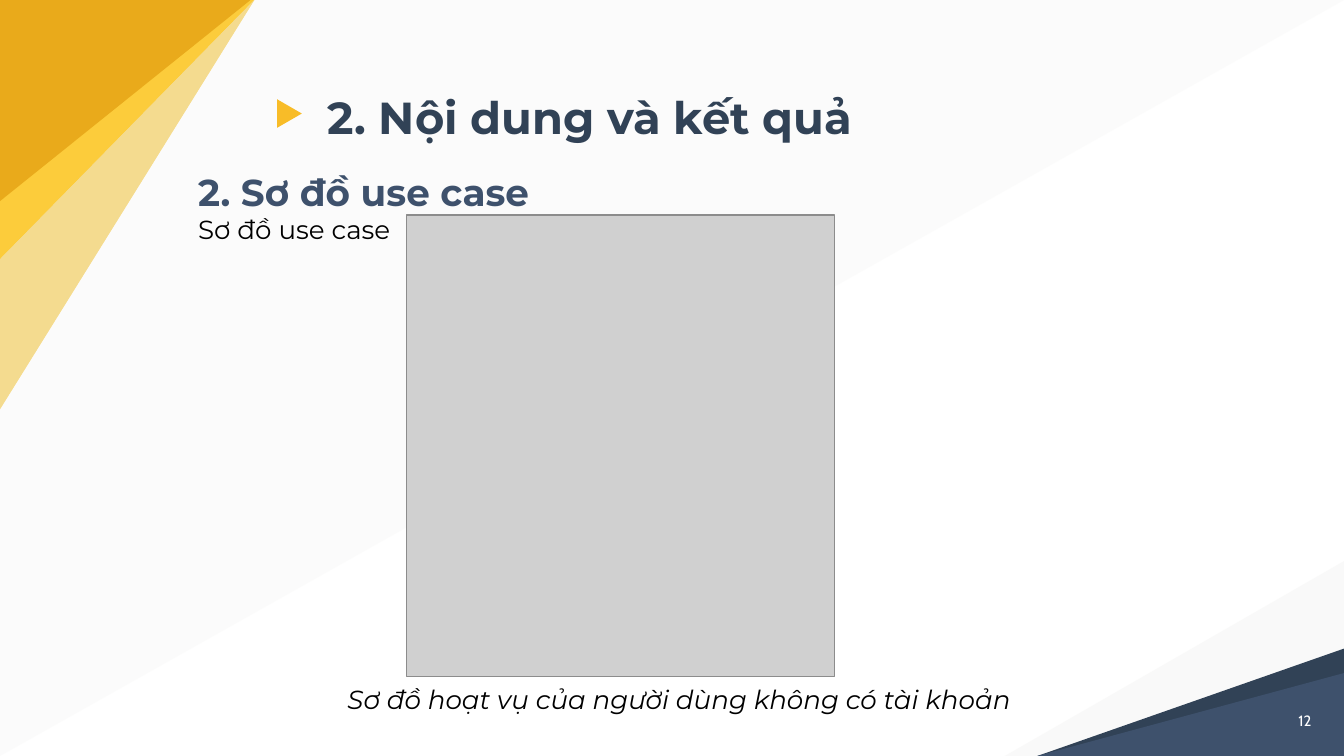
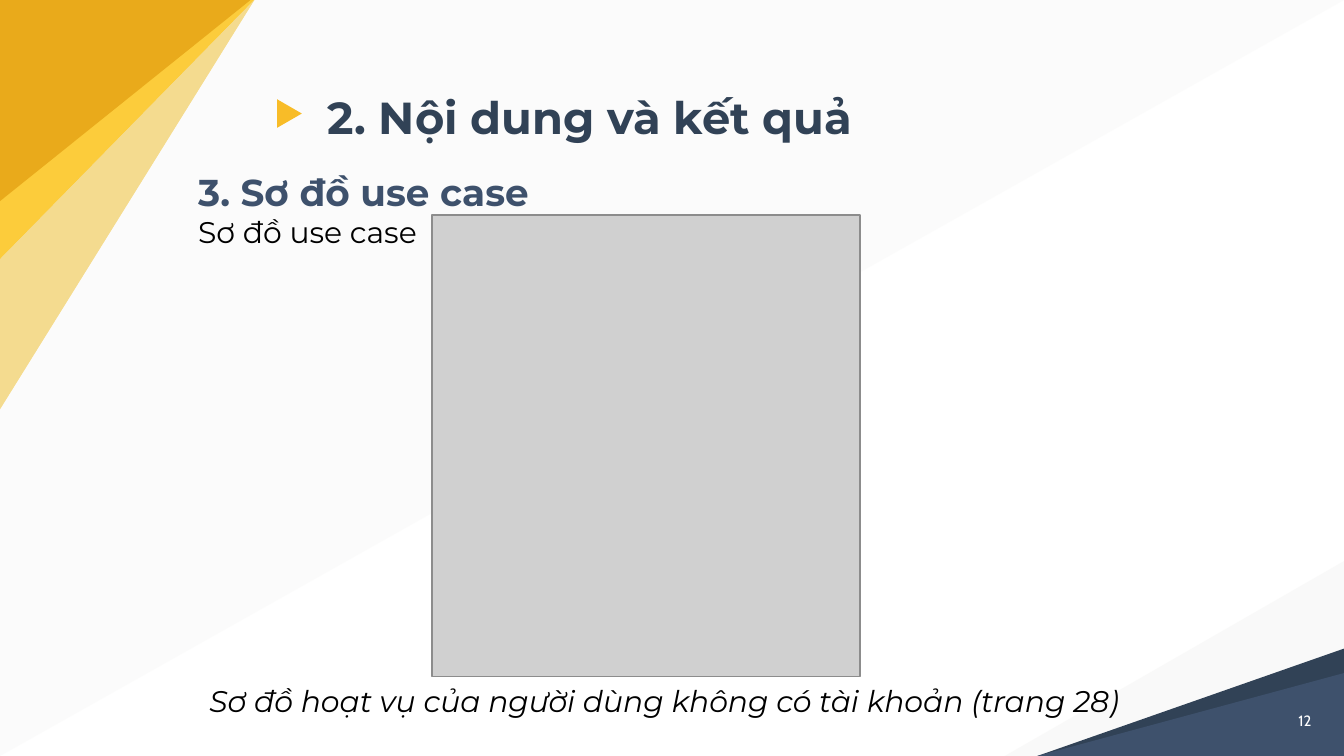
Before and after one commit to nghiale1/CongDongGiaSu, a slide deck: slide 12 of docs/thuyetTrinh_LeMinhNghia_B1605229.pptx. Drawn at 1344x756 pixels with LibreOffice and Linux fonts; fonts in the diff are those of the drawing; grey boxes stand for pictures. Boxes give left, top, right and bottom in pixels: in the first picture for what was removed or moved away, otherwise in the second. Text is boxed around its words. In the diff, an @@ line names an element or a change of style, - is before the commit and + after.

```diff
--- a/docs/thuyetTrinh_LeMinhNghia_B1605229.pptx
+++ b/docs/thuyetTrinh_LeMinhNghia_B1605229.pptx
@@ text at [198, 175, 529, 216]: text changed @@
-2. Sơ đồ use case
+3. Sơ đồ use case
@@ text at [198, 219, 417, 243]: size 14 to 16 pt in "Sơ đồ use case" @@
@@ picture: place and size @@
-picture at [407, 215, 835, 676]
+picture at [433, 215, 860, 676]
@@ text at [209, 688, 1119, 718]: text changed; size 14 to 16 pt @@
-Sơ đồ hoạt vụ của người dùng không có tài khoản
+Sơ đồ hoạt vụ của người dùng không có tài khoản (trang 28)
```
Also in this commit, not shown: 19 other slides changed, 7 slides added, 2 slides removed, 34 other files.
